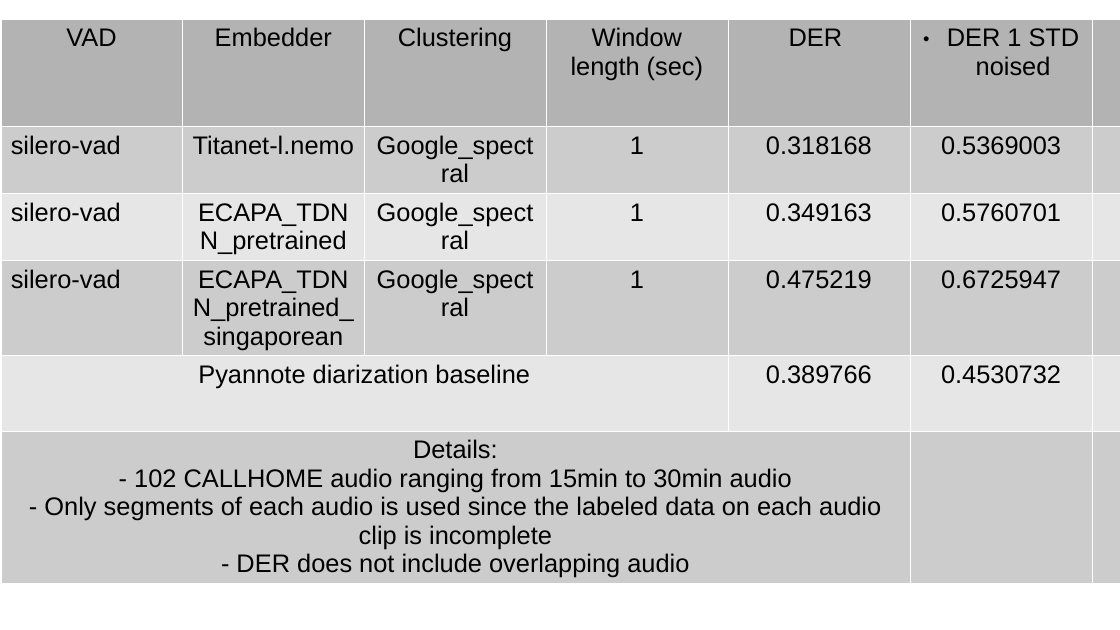
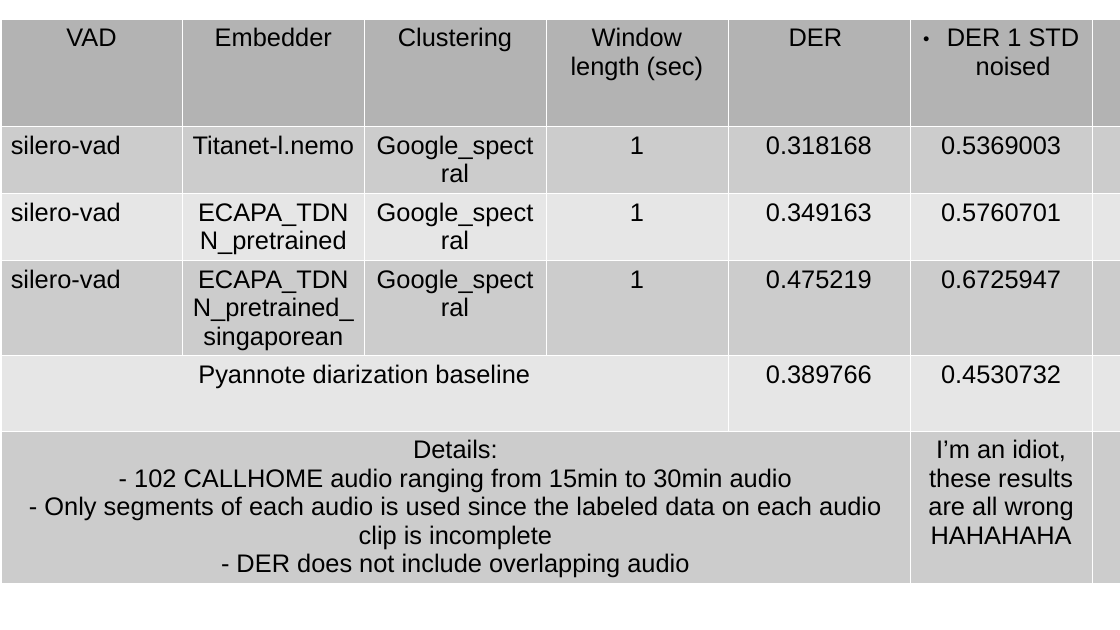
Before and after one commit to normalwalrus/speaker_diarization, a slide deck: slide 5 of Findings.odp. Drawn at 1120x630 pixels with LibreOffice and Linux fonts; fonts in the diff are those of the drawing. Boxes give left, top, right and bottom in pixels: in the first picture for what was removed or moved away, otherwise in the second. Text is boxed around its words. In the diff, an @@ line names an element or a change of style, - is before the commit and + after.

```diff
--- a/Findings.odp
+++ b/Findings.odp
@@ table at [1,19,1120,584] @@
-row 6, column 6: 
+row 6, column 6: I’m an idiot, these results are all wrong HAHAHAHA
```
Also in this commit, not shown: 1 other slide changed, 2 slides added, 2 slides removed, 2 other files.
